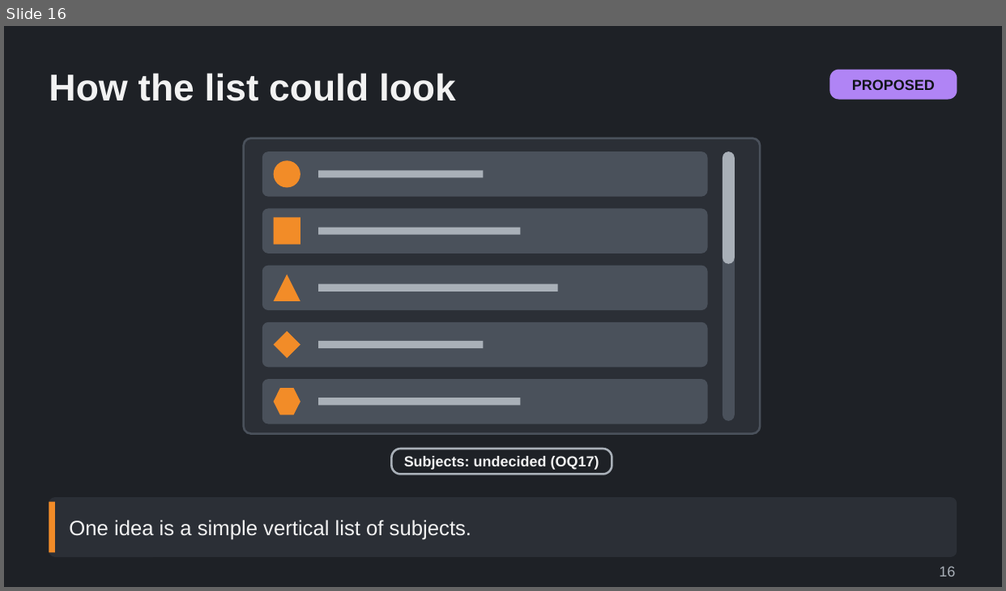
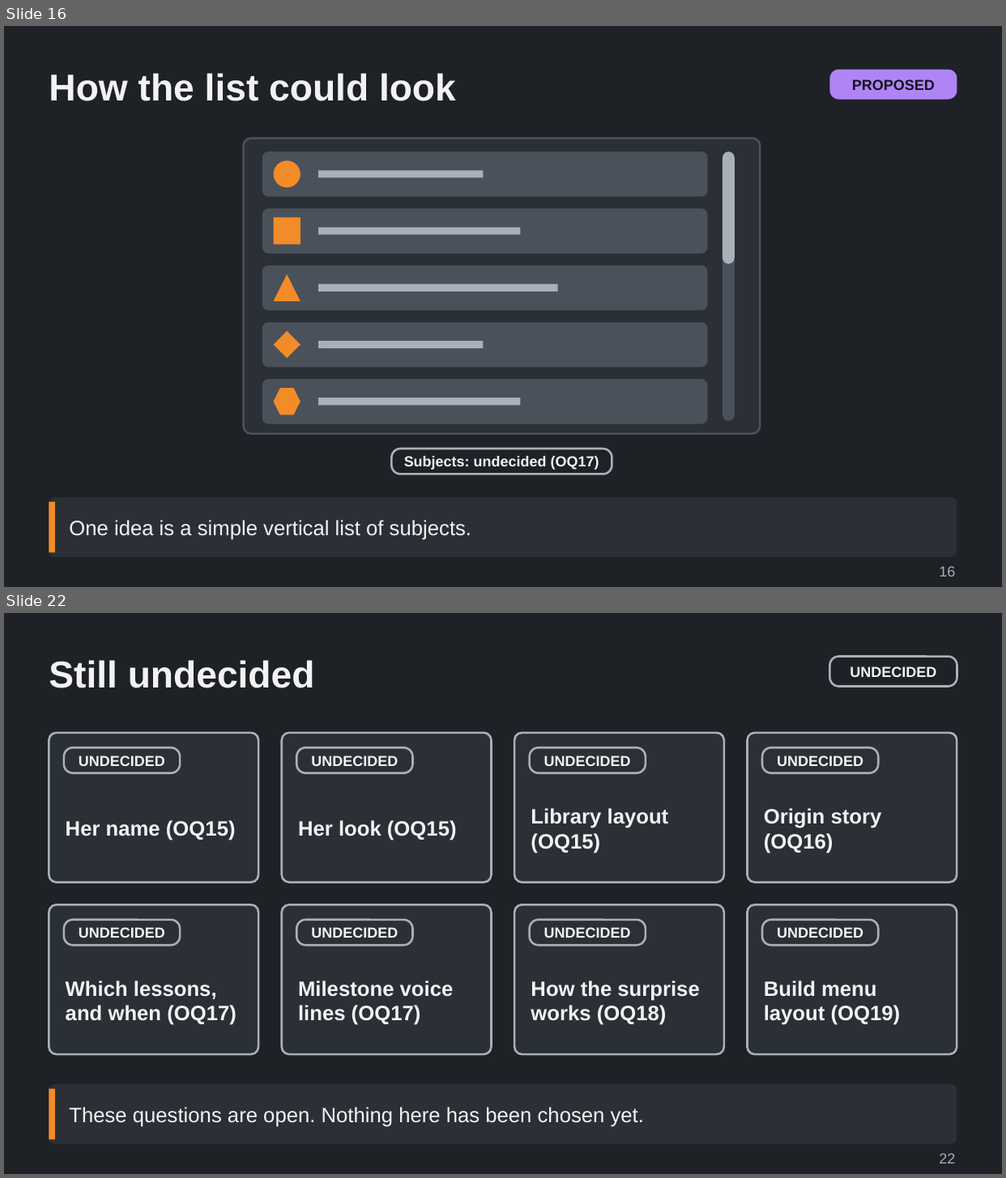
Before and after one commit to Tarenkookoo/Satisfactory---Early-Locomotion, a slide deck: Reporting/Claude Presents/Deck6_Assistant/Railway_Guide_Lessons_and_Build_Menu_Explained.pptx. Shown one above the other, each under a label of ours: slide 16 before the commit, slides 16 and 22 after it; the slides between them are not shown. The pictures are 1006x591 and 1006x1178 pixels, drawn with LibreOffice and Linux fonts; fonts in the diff are those of the drawing. Boxes give left, top, right and bottom in pixels: in the first picture for what was removed or moved away, otherwise in the second. Text is boxed around its words. In the diff, an @@ line names an element or a change of style, - is before the commit and + after.

```diff
--- a/Reporting/Claude Presents/Deck6_Assistant/Railway_Guide_Lessons_and_Build_Menu_Explained.pptx
+++ b/Reporting/Claude Presents/Deck6_Assistant/Railway_Guide_Lessons_and_Build_Menu_Explained.pptx
@@ slide 22 added at box(4, 613, 1002, 1174), background #1E2126 @@
@@ title added at box(49, 660, 315, 688), 36 pt, text #F2F2F2, bold @@
+Still undecided
@@ rounded rectangle added at box(829, 657, 957, 687), outline #A9B0B8 2 pt, 14 pt, text #F2F2F2, bold @@
+UNDECIDED
@@ group added at box(49, 733, 957, 1054): 16 rounded rectangles, 8 texts @@
+UNDECIDED
+Her name (OQ15)
+UNDECIDED
+Her look (OQ15)
+UNDECIDED
+Library layout (OQ15)
+UNDECIDED
+Origin story (OQ16)
+UNDECIDED
+Which lessons, and when (OQ17)
+UNDECIDED
+Milestone voice lines (OQ17)
+UNDECIDED
+How the surprise works (OQ18)
+UNDECIDED
+Build menu layout (OQ19)
@@ rounded rectangle added at box(49, 1084, 957, 1144), fill #2B2F36 @@
@@ rectangle added at box(49, 1089, 55, 1140), fill #F28C28 @@
@@ text added at box(69, 1107, 644, 1127), 20 pt, text #F2F2F2 @@
+These questions are open. Nothing here has been chosen yet.
@@ text added at box(939, 1153, 955, 1164), 14 pt, text #A9B0B8 @@
+22
```
Also in this commit, not shown: 6 other slides added, 4 other files.
